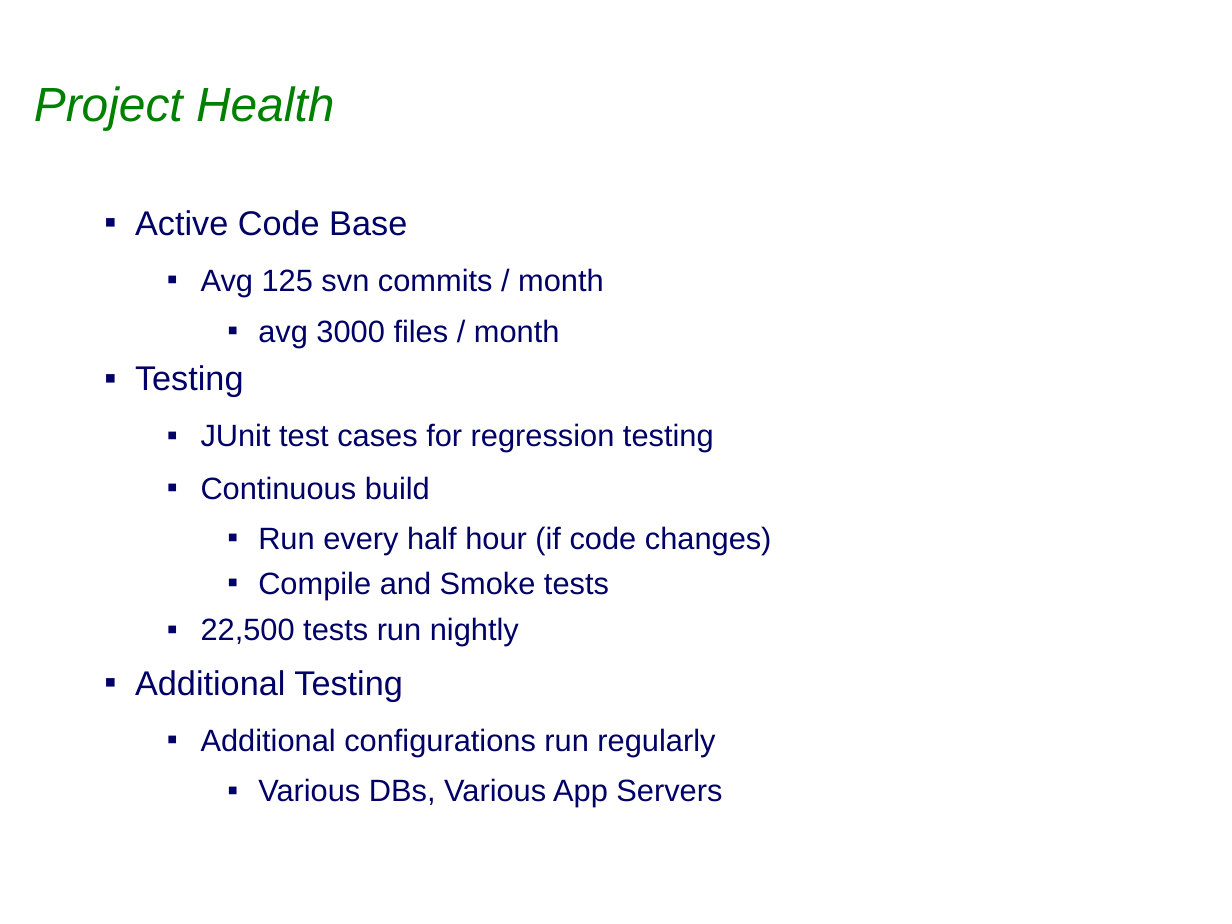
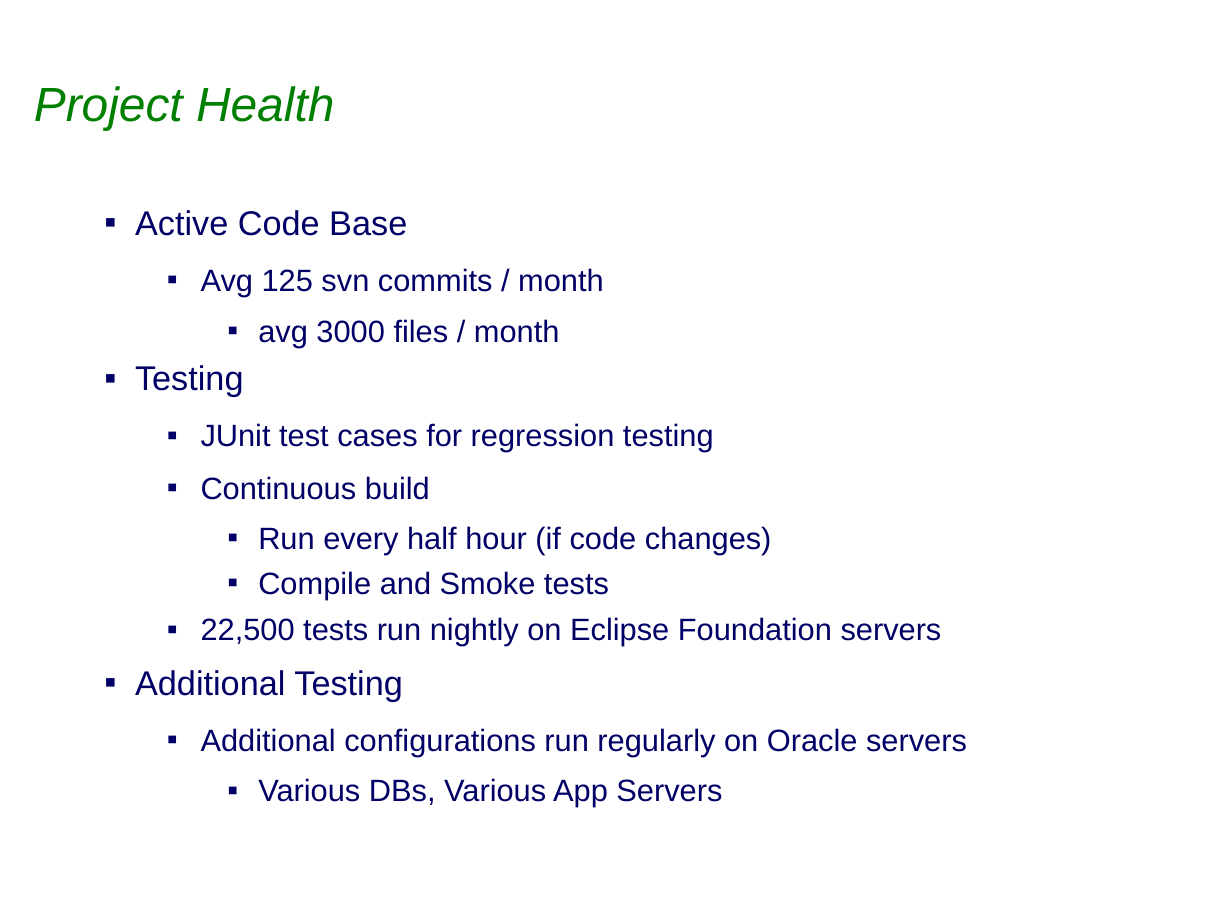
Before and after one commit to eclipse-ee4j/eclipselink, a slide deck: slide 4 of project-admin/Graduation_Review.ppt. Drawn at 1232x924 pixels with LibreOffice and Linux fonts; fonts in the diff are those of the drawing; background and template pictures are left out. Boxes give left, top, right and bottom in pixels: in the first picture for what was removed or moved away, otherwise in the second. Text is boxed around its words. In the diff, an @@ line names an element or a change of style, - is before the commit and + after.

```diff
--- a/project-admin/Graduation_Review.ppt
+++ b/project-admin/Graduation_Review.ppt
@@ text at (x1=201, y1=617, x2=942, y2=646): text changed @@
-  ▪ 22,500 tests run nightly
+  ▪ 22,500 tests run nightly on Eclipse Foundation servers
@@ text at (x1=201, y1=728, x2=967, y2=756): text changed @@
-  ▪ Additional configurations run regularly
+  ▪ Additional configurations run regularly on Oracle servers
```
Also in this commit, not shown: 7 other slides changed, 1 slide added, 1 other file.
